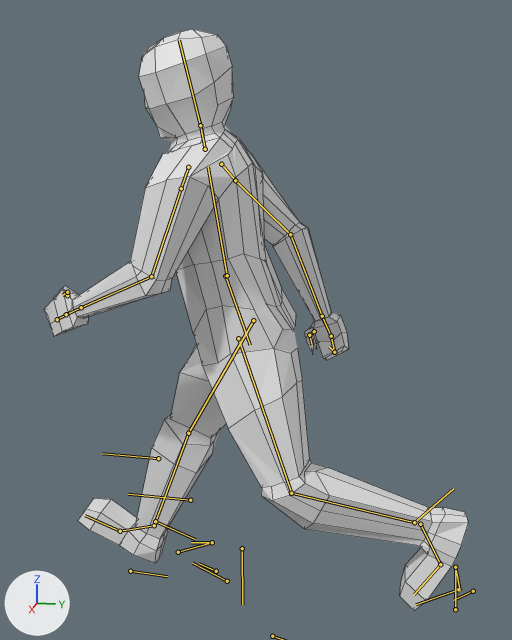
The Blender file characters/player/Char/char.blend, before and after one commit.
Both versions are drawn from a 50 mm lens placed at (5.09, 1.18, 3.75), pointed at (-0.04, 0.16, 2.47). Lighting does not change. The marker at lower left points along +X, +Y and +Z. Both versions are drawn at frame 9 of the action 'running_loop'; the numbers are the values there. The bones that bend it are drawn over the model as lines. Mesh edges are drawn as thin lines.

The first picture shows 'Char'.
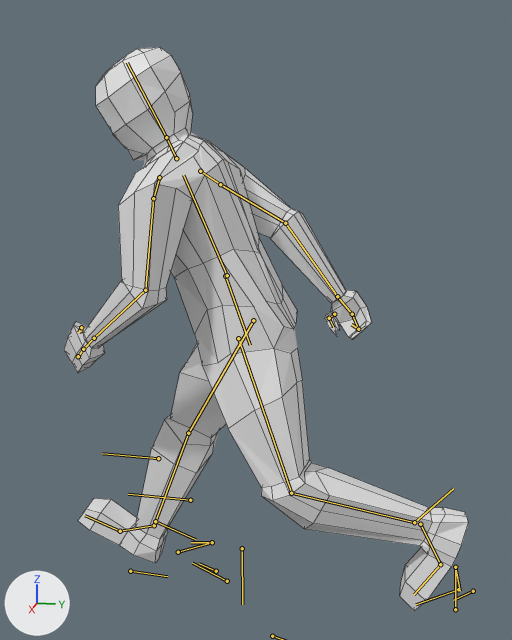
Commit message: Fixed animations part.2

Pixel boxes (x1, y1, x2, y2) of what changed, in the pictures (512 x 640 px):
```json
{"object": "Char", "change": "posed", "before": [44, 29, 468, 611], "after": [64, 47, 468, 611]}
{"bone": "spine", "before": "(227, 275) to (208, 167)", "after": "(227, 275) to (183, 175)"}
```

The change, as JSON lines over the scene's bpy script:
```json
{"block": "bone_spine", "where": "bone_spine = bpy.data.objects['Armature'].pose.bones['spine']  # child of 'pelvis'"}
{"op": "set", "path": "bone_spine.rotation_quaternion", "old": "(0.999, 0.016, -0.04, 0.005)", "new": "(0.987, 0.142, -0.073, 0.006)", "note": "degrees (2, -5, 1) -> degrees (16, -8, -1)"}
```
